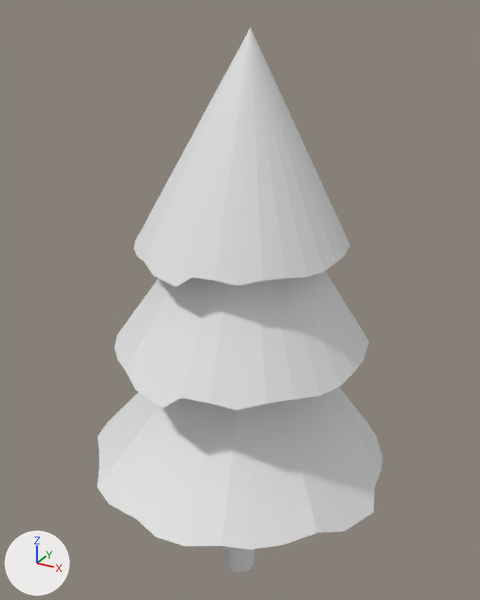
A saved change to the Blender file assets/blender/tree.blend.
Rendered twice from a 50 mm lens placed at (4.41, -8.03, 9.23), pointed at (-0.12, 0.22, 5.11). Arrows for +X, +Y and +Z are at lower left; the lights stay in place.

Script lines for the objects in view, before the commit:
```python
me_cone = bpy.data.meshes.new('Cone')
me_cone.from_pydata(...)  # 33 vertices, 33 faces; spans x -1.65..1.6, y -1.57..1.54, z -1.14..0.91
me_cone_003 = bpy.data.meshes.new('Cone.003')
me_cone_003.from_pydata(...)  # 33 vertices, 33 faces; spans x -1.37..1.33, y -1.3..1.28, z -1.12..0.91
me_cone_004 = bpy.data.meshes.new('Cone.004')
me_cone_004.from_pydata(...)  # 33 vertices, 33 faces; spans x -1.11..1.06, y -1.04..1.03, z -1.1..0.91
me_cylinder = bpy.data.meshes.new('Cylinder')
me_cylinder.from_pydata(...)  # 128 vertices, 98 faces; spans x -1.0..1.4, y -1.0..1.1, z -4.7..15.3
ob_leaves = bpy.data.objects.new('Leaves', me_cone)
ob_leaves.location = (0.0, 0.0, 4.11)
ob_leaves.scale = (1.5, 1.5, 1.5)
ob_leaves_001 = bpy.data.objects.new('Leaves.001', me_cone_004)
ob_leaves_001.location = (0.0, 0.0, 7.65)
ob_leaves_001.rotation_euler = (0.0, 0.0, -1.485)  # degrees (0, 0, -85)
ob_leaves_001.scale = (1.5, 1.5, 1.5)
ob_leaves_002 = bpy.data.objects.new('Leaves.002', me_cone_003)
ob_leaves_002.location = (0.0, 0.0, 6.1)
ob_leaves_002.rotation_euler = (0.0, 0.0, -1.485)  # degrees (0, 0, -85)
ob_leaves_002.scale = (1.5, 1.5, 1.5)
ob_trunk = bpy.data.objects.new('Trunk', me_cylinder)
ob_trunk.location = (0.0, 0.0, 1.2)
ob_trunk.scale = (0.248, 0.248, 0.248)
```
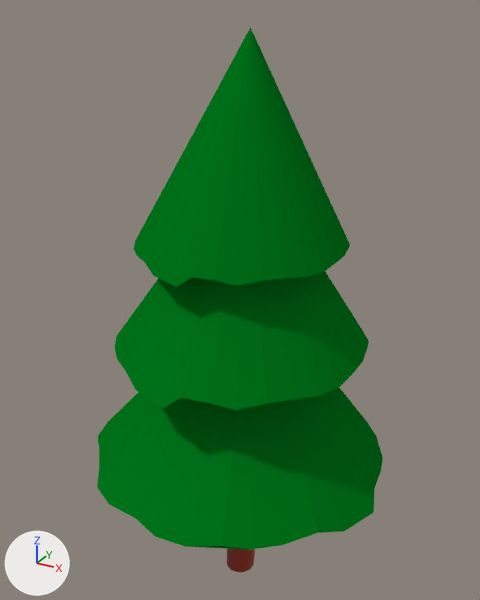
Commit message: Spawning trees

What differs and where, as boxes [x1, y1, x2, y2] in the pictures (480 x 600 px):
'Leaves', recoloured (white to green): [97, 387, 383, 550] in both
'Leaves.001', recoloured (white to green): [134, 27, 350, 287] in both
'Leaves.002', recoloured (white to green): [115, 271, 369, 410] in both
'Trunk', recoloured (grey to red): [227, 549, 255, 572] in both

What changed in the scene script:
```text
Add mat_leaves:
    mat_leaves = principled_material('Leaves')
    mat_leaves.base_color = (0.0, 0.184, 0.011)  # dark green #00771b
    mat_leaves.specular_ior_level = 0.0
Add mat_trunk:
    mat_trunk = principled_material('Trunk')
    mat_trunk.base_color = (0.296, 0.023, 0.00564)  # red #942a11
Change me_cylinder:
    where me_cylinder.from_pydata(...)  # 128 vertices, 98 faces; spans x -1.0..1.4, y -1.0..1.1, z -4.7..15.3
    add me_cylinder.materials.append(mat_trunk)  # red #942a11
Change me_cone:
    where me_cone.from_pydata(...)  # 33 vertices, 33 faces; spans x -1.65..1.6, y -1.57..1.54, z -1.14..0.91
    add me_cone.materials.append(mat_leaves)  # dark green #00771b
Change me_cone_003:
    where me_cone_003.from_pydata(...)  # 33 vertices, 33 faces; spans x -1.37..1.33, y -1.3..1.28, z -1.12..0.91
    add me_cone_003.materials.append(mat_leaves)  # dark green #00771b
Change me_cone_004:
    where me_cone_004.from_pydata(...)  # 33 vertices, 33 faces; spans x -1.11..1.06, y -1.04..1.03, z -1.1..0.91
    add me_cone_004.materials.append(mat_leaves)  # dark green #00771b
```
